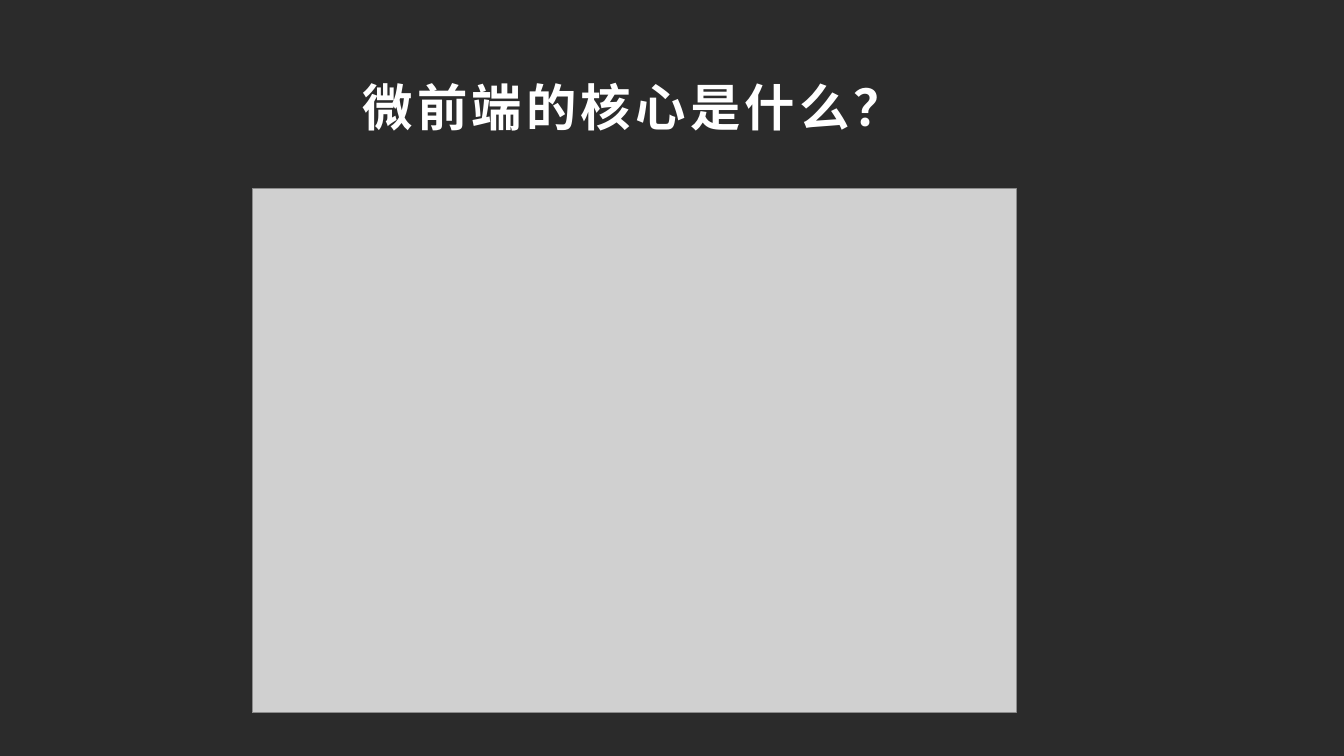
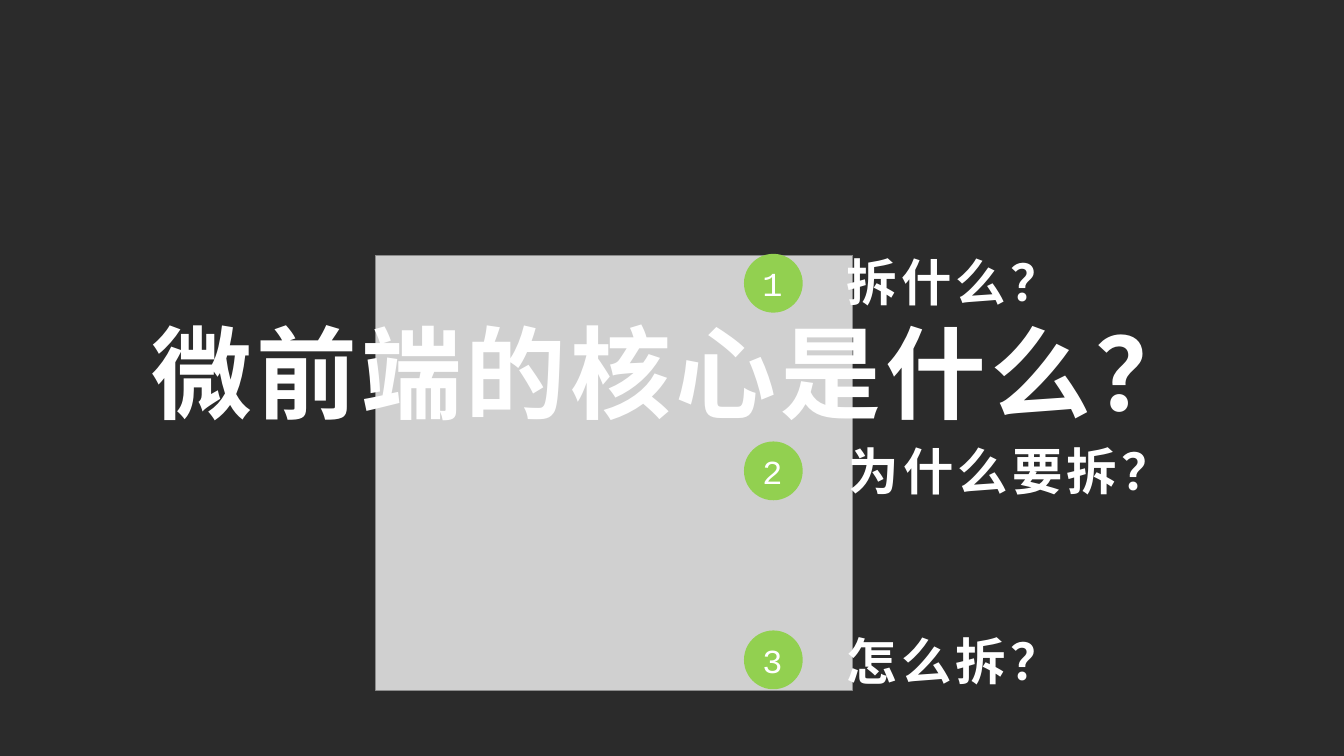
Before and after one commit to 549032340/my-note, a slide deck: slide 2 of MicroFrontends/MicroFrontEnds.pptx. Drawn at 1344x756 pixels with LibreOffice and Linux fonts; fonts in the diff are those of the drawing; grey boxes stand for pictures; background and template pictures are left out; a plain dark background stands for a picture behind light text. Boxes give left, top, right and bottom in pixels: in the first picture for what was removed or moved away, otherwise in the second. Text is boxed around its words. In the diff, an @@ line names an element or a change of style, - is before the commit and + after.

```diff
--- a/MicroFrontends/MicroFrontEnds.pptx
+++ b/MicroFrontends/MicroFrontEnds.pptx
@@ picture: place and size @@
-picture at <box>252,189,1016,713</box>
+picture at <box>376,255,853,690</box>
@@ title "微前端的核心是什么？": place and size @@
-title "微前端的核心是什么？" at <box>363,83,904,131</box>
+title "微前端的核心是什么？" at <box>151,309,1196,437</box>
@@ title "微前端的核心是什么？" at <box>151,309,1196,437</box>: size 36 to 72 pt @@
@@ group added at <box>744,254,1172,691</box>: 3 ellipses, 3 texts @@
+1
+拆什么？
+怎么拆？
+3
+为什么要拆？
+2
```
Also in this commit, not shown: 2 other slides changed, 2 slides added, 1 slide removed, 1 other file.
